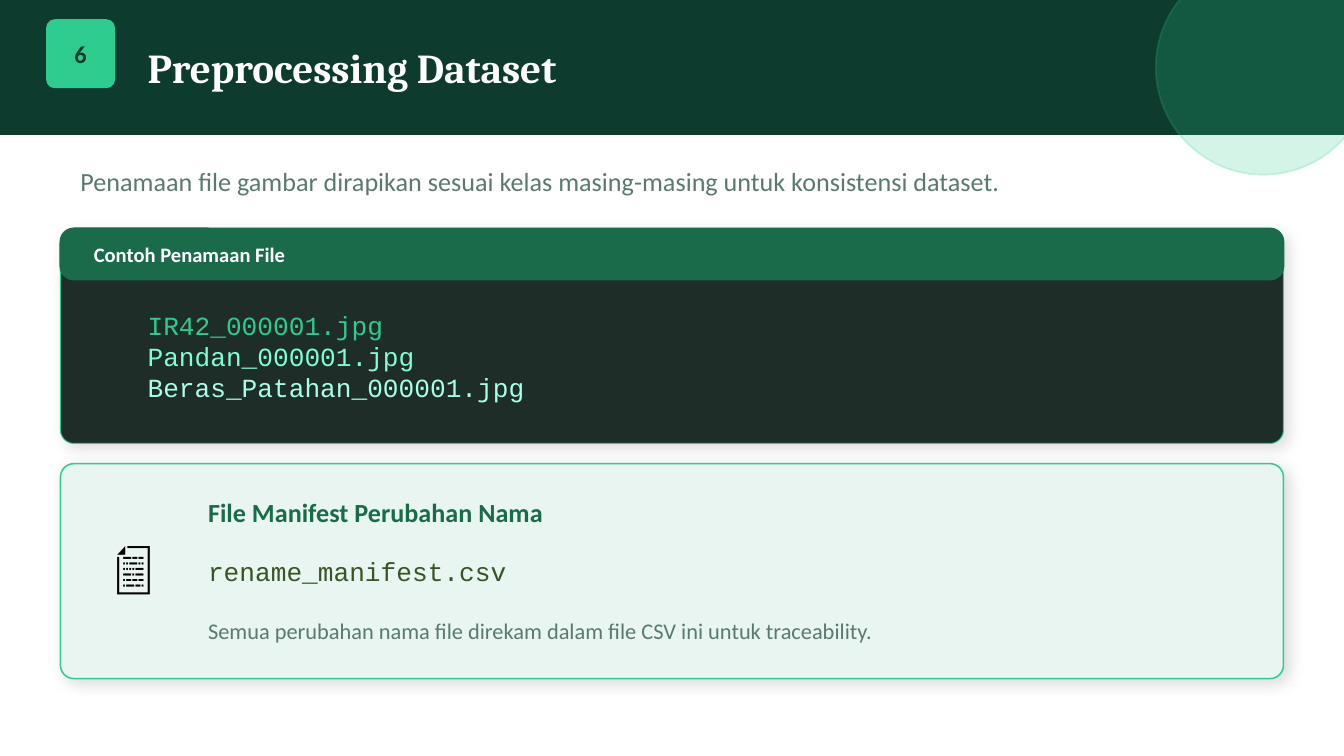
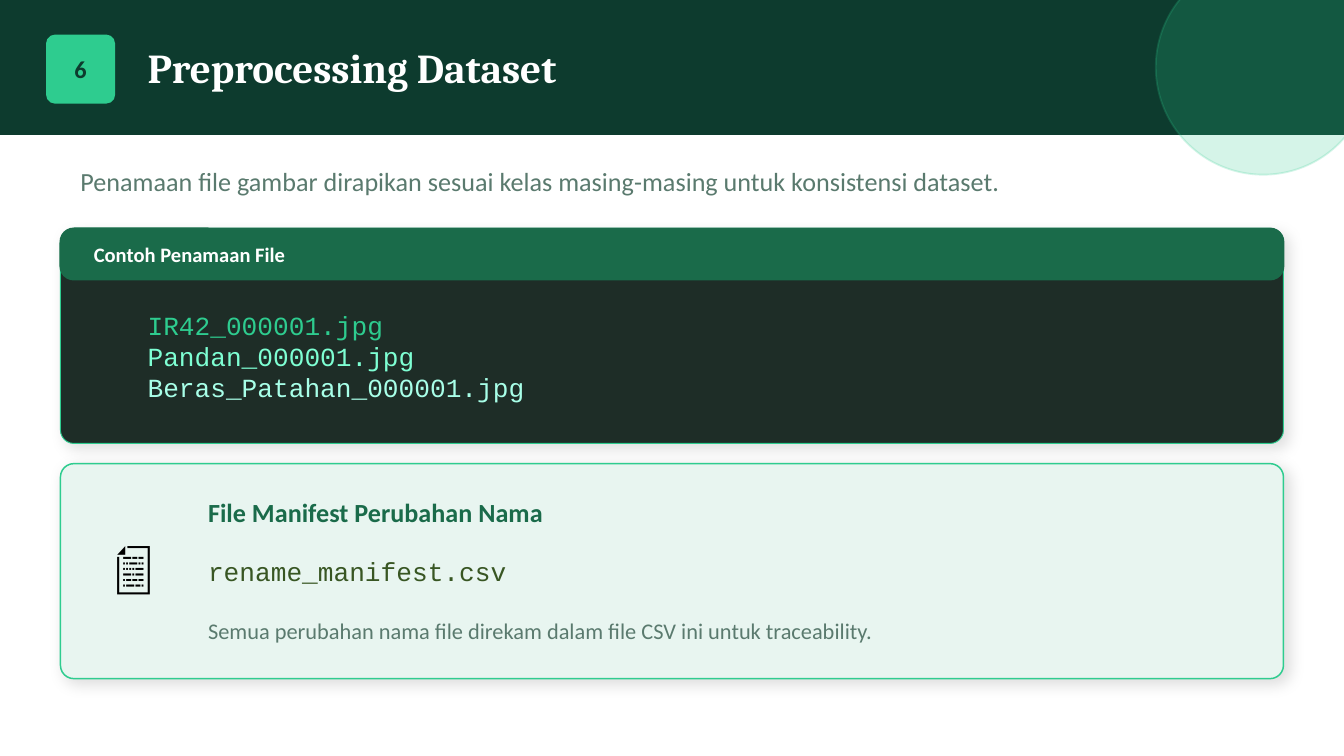
Before and after one commit to yadiefr/Machine-Learning-Deteksi-Objek-Beras, a slide deck: slide 6 of DeteksiBeras_YOLO.pptx. Drawn at 1344x756 pixels with LibreOffice and Linux fonts; fonts in the diff are those of the drawing. Boxes give left, top, right and bottom in pixels: in the first picture for what was removed or moved away, otherwise in the second. Text is boxed around its words. In the diff, an @@ line names an element or a change of style, - is before the commit and + after.

```diff
--- a/DeteksiBeras_YOLO.pptx
+++ b/DeteksiBeras_YOLO.pptx
@@ text "6": place and size @@
-text "6" at [74,46,86,63]
+text "6" at [74,61,86,78]
@@ rounded rectangle: place and size @@
-rounded rectangle at [47,20,114,87]
+rounded rectangle at [47,35,114,102]
```
Also in this commit, not shown: 9 other slides changed, 1 slide added, 4 slides removed, 4 other files.
